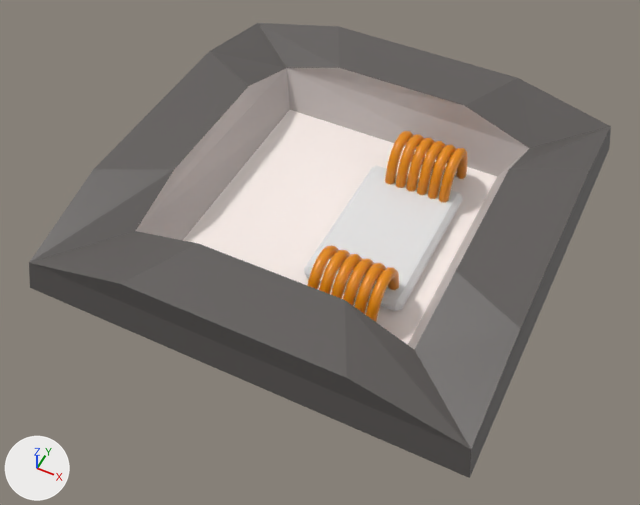
Before and after pictures for a commit that changed the Blender file Assets/Player/Building Mechanic/Pieces/PowerSensor/powersensor.blend.
Camera for both pictures: a camera (50 mm lens) standing at (0.525, -1.143, 0.941) and looking at (0.0, -0.093, -0.371). Arrows for +X, +Y and +Z are at lower left; the lights stay in place.
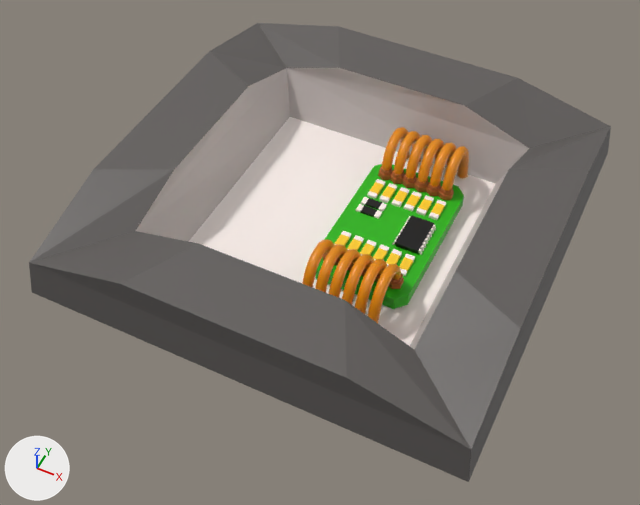
Scene script edits in JSON lines:
```json
{"op": "add", "block": "img_powersensorboardtexture", "code": ["img_powersensorboardtexture = load_image('PowerSensorBoardTexture', '_unpacked/PowerSensorBoardTexture', 6, 1, 'sRGB')"]}
{"op": "add", "block": "mat_powersensorboardmat", "code": ["mat_powersensorboardmat = principled_material('PowerSensorBoardMAT')", "mat_powersensorboardmat.texture = img_powersensorboardtexture"]}
{"block": "me_cube_001", "where": "# used by ob_cube_001; location = (0.0, 0.0, 0.0)"}
{"op": "remove", "block": "me_cube_001", "code": "me_cube_001.from_pydata(...)  # 32 vertices, 33 faces; spans x -0.436..0.436, y -0.436..0.436, z -0.348..-0.225"}
{"op": "add", "block": "me_cube_001", "code": "me_cube_001.from_pydata(...)  # 2456 vertices, 2269 faces; spans x -0.436..0.436, y -0.436..0.436, z -0.368..-0.225"}
{"block": "me_cube_001", "change": "me_cube_001 part 1: a new loose piece, a box spanning x 0.1376..0.1854, y -0.0451..0.0374, z -0.3301..-0.3221, in mat_powersensorboardmat (picture img_powersensorboardtexture)"}
{"block": "me_cube_001", "change": "me_cube_001 part 2: 8 vertices moved from x -0.436..0.436, y -0.436..0.436, z -0.348..-0.345 to x -0.436..0.436, y -0.436..0.436, z -0.368..-0.358; 2416 vertices added at x 0.008..0.209, y -0.249..0.249, z -0.365..-0.252"}
{"block": "me_cube_001", "change": "me_cube_001 part 3: the surface is now shaded smooth"}
{"op": "add", "block": "me_cube_001", "code": "me_cube_001.materials.append(mat_powersensorboardmat)  # picture img_powersensorboardtexture"}
{"op": "add", "block": "me_cube_001", "code": "me_cube_001.materials.append(mat_powersensorcablesmat)  # orange #e78c00"}
{"op": "remove", "block": "ob_cylinder_003", "code": ["ob_cylinder_003 = bpy.data.objects.new('Cylinder.003', me_cylinder_003)", "ob_cylinder_003.location = (0.167, 0.091, -0.127)", "ob_cylinder_003.rotation_euler = (0.0892, 0.0, 0.0)  # degrees (5.1, 0, 0)", "ob_cylinder_003.scale = (-0.0107, -0.0106, -0.00953)", "_m = ob_cylinder_003.modifiers.new('Array', 'ARRAY')", "_m.count = 6", "_m.constant_offset_displace = (0.0, 0.0, 0.0)", "_m.relative_offset_displace = (1.1, 0.0, 0.0)", "_m = ob_cylinder_003.modifiers.new('Mirror', 'MIRROR')", "_m.use_axis = (False, True, False)", "_m.mirror_object = ob_cube_003"]}
{"op": "remove", "block": "ob_cube_003", "code": ["ob_cube_003 = bpy.data.objects.new('Cube.003', me_cube_003)", "ob_cube_003.location = (0.0, -0.021, 0.0)", "ob_cube_003.scale = (1.0, 1.05, 1.0)", "_m = ob_cube_003.modifiers.new('Bevel', 'BEVEL')", "_m.width = 0.01", "_m.width_pct = 0.01", "_m.limit_method = 'NONE'"]}
```

What differs and where, as boxes (x1, y1, x2, y2) in the pictures (640 x 505 px):
```json
{"object": "Cube.001", "change": "reshaped", "before": [29, 23, 611, 478], "after": [29, 23, 611, 482]}
{"object": "Cube.003", "change": "deleted", "before": [304, 166, 462, 311]}
{"object": "Cylinder.003", "change": "deleted", "before": [307, 131, 467, 322], "on screen": "orange"}
{"part": 1, "of": "me_cube_001", "change": "added", "after": [395, 215, 434, 254], "on screen": "black"}
{"part": 2, "of": "me_cube_001", "change": "built on", "before": [29, 68, 611, 478], "after": [29, 68, 611, 482]}
```
